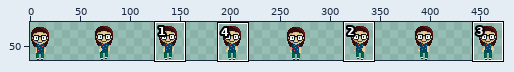
One commit to this sprite sheet: Assets/Graphics/Characters/MorganeSprites/front_walk_character.png. The first picture is a wide view before the edit; the outline marks the close-up.
Close-up. Earlier state:
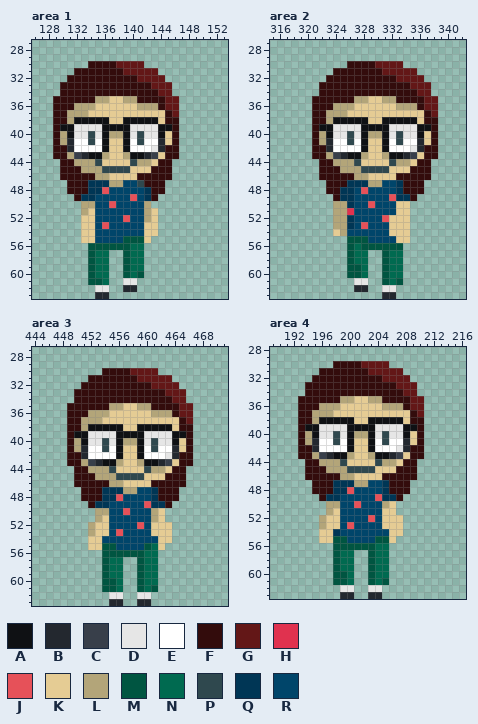
The file is 512x64 pixels. Shown: area 1: x 126..153, y 27..63; area 2: x 315..342, y 27..63; area 3: x 444..471, y 27..63; area 4: x 189..216, y 28..63. The wide view leaves out empty margins. The commit also changed other parts of the picture, which this record leaves out.
Palette (. is transparent): A #0f1114  B #23282f  C #383f4a  D #e6e6e6  E #ffffff  F #330c0c  G #631717  H #e0324f  J #e65159  K #e5cc94  L #b3a579  M #005541  N #006a50  P #2f484e  Q #003655  R #00456a
New version:
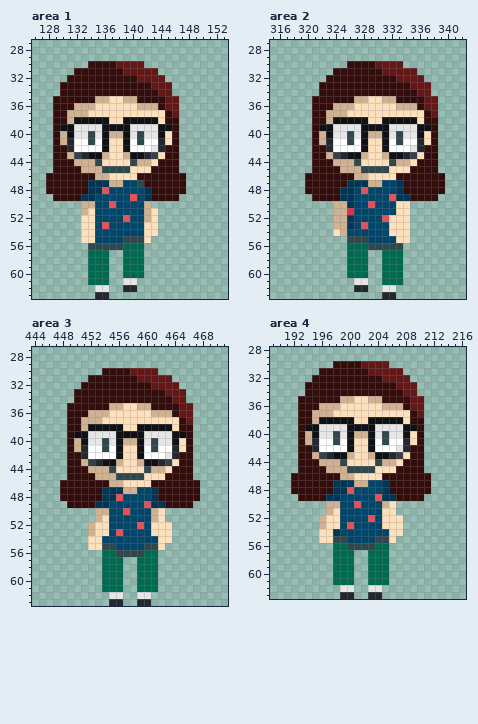
From old to new:
Colour K changes from #e5cc94 to #ffe0bd.
Colour L changes from #b3a579 to #d0b192.
Area 1:
The author put colour F in rows 44 to 45 at x 129 and 146; in row 46 at x 128 to 129 and 146 to 147; in rows 47 to 48 at x 128 to 130 and 145 to 147; in row 49 at x 129 to 131 and 144 to 146.
Colour M becomes colour N in row 56 at x 139; in rows 57 to 59 at x 134 and 139; in row 60 at x 134, 139 and 141; in row 61 at x 134 to 135.
Colour M becomes colour P in row 55 at x 139 to 141; in row 56 at x 134 to 138.
Area 2:
The author put colour F in rows 44 to 45 at x 321 and 338; in row 46 at x 320 to 321 and 338 to 339; in rows 47 to 48 at x 320 to 322 and 337 to 339; in row 49 at x 321 to 323 and 336 to 338.
Colour M becomes colour N in row 56 at x 326 and 328; in rows 57 to 58 at x 326 and 331; in rows 59 to 60 at x 326 to 327 and 331; in row 61 at x 331 and 333.
Colour M becomes colour P in row 55 at x 326 to 328; in row 56 at x 329 to 333.
Area 3:
The author put colour F in rows 44 to 45 at x 449 and 466; in row 46 at x 448 to 449 and 466 to 467; in rows 47 to 48 at x 448 to 450 and 465 to 467; in row 49 at x 449 to 451 and 464 to 466.
Colour M becomes colour N in row 56 at x 454 to 455; in rows 57 to 59 at x 454 and 459; in row 60 at x 454 to 455 and 459; in row 61 at x 454 to 455, 459 and 461.
Colour M becomes colour P in row 55 at x 454 to 455 and 460; in row 56 at x 456 to 459.
Colour N becomes colour P in row 55 at x 461.
Area 4:
The author put colour F in rows 44 to 45 at x 193 and 210; in row 46 at x 192 to 193 and 210 to 211; in rows 47 to 48 at x 192 to 194 and 209 to 211; in row 49 at x 193 to 195 and 208 to 210.
Colour M becomes colour N in row 56 at x 198 to 199; in rows 57 to 59 at x 198 and 203; in row 60 at x 198 to 199 and 203; in row 61 at x 198 to 199, 203 and 205.
Colour M becomes colour P in row 55 at x 198 to 199 and 204 to 205; in row 56 at x 200 to 203.
Where, in picture pixels (left, top, right, bottom), the same in both close-ups:
changed: (46, 96, 186, 285)
changed: (305, 96, 445, 285)
changed: (60, 403, 200, 592)
changed: (291, 396, 431, 585)
